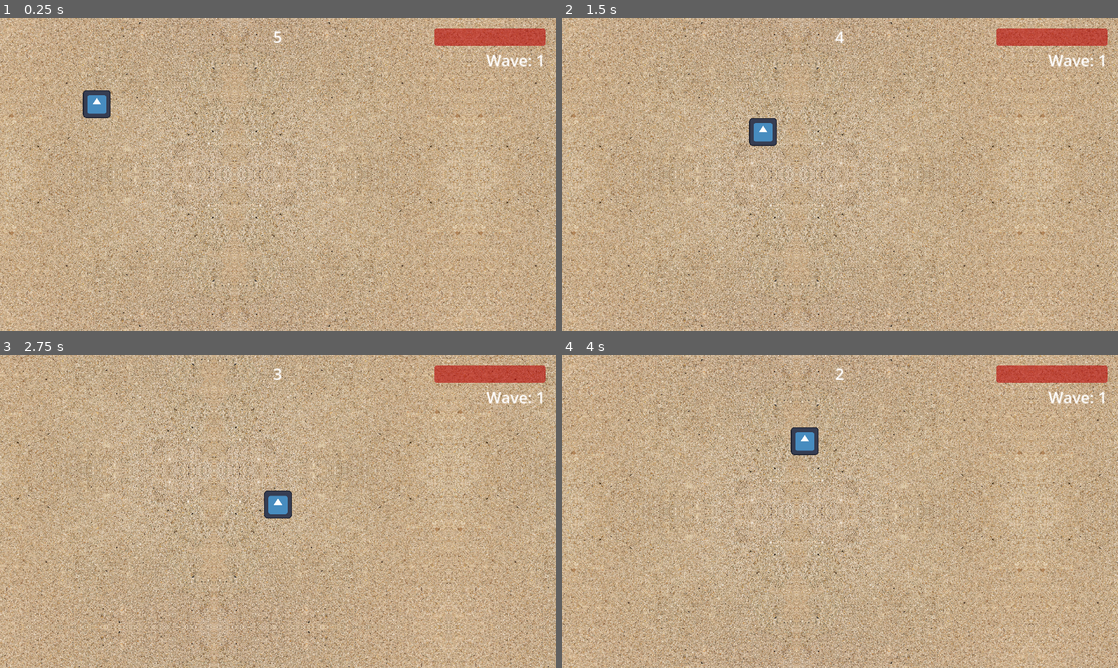
Above: before the commit, frames 1-4 (two rows, left to right).
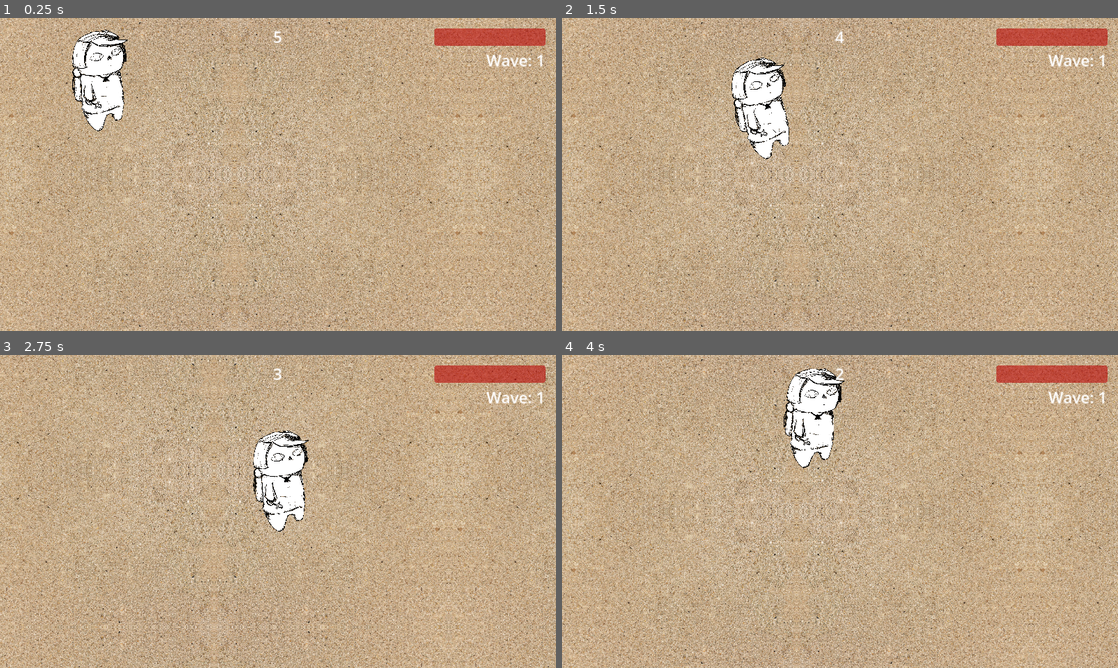
Above: after the commit, the same moments.

Repository: badzianga/johnnys-bazaar-adventure
Game: Godot game, scene res://Scenes/World/test_world.tscn
Two runs of this game, one before a commit and one after it. Both use one fixed random seed, a clock stepped at 60 frames per second and the inputs below. The engine's default icon, where the game draws it, is replaced by a stand-in: a white triangle on a blue panel in a dark square.
Inputs:
- Up to frame 1 (0.25 s): no input
- Up to frame 2 (1.5 s): hold D (right) 0.53-1.28 s; hold S (down) from 1.28 s (still down)
- Up to frame 3 (2.75 s): release S (down) at 2.03 s; hold D (right) from 2.03 s (still down)
- Up to frame 4 (4 s): release D (right) at 2.78 s; hold W (up) 2.78-3.53 s; hold A (left) from 3.53 s (still down)

The runs differ from the first frame. In frame 1, 2.4% of the frame differs, in the area x 13-23%, y 3-37%; in frame 2, 2.4%; in frame 3, 2.4%; in frame 4, 2.4%, in the area x 35-51%, y 4-38%.

Commit message:
Added correct player sprite

Diff:
--- a/Scenes/Player/player.gd
+++ b/Scenes/Player/player.gd
@@ -5,6 +5,8 @@
 
 var health := 10
 var direction := Vector2.ZERO
+
+@onready var sprite := $Sprite2D
 
 
 func _ready() -> void:
--- a/Scenes/Player/player.tscn
+++ b/Scenes/Player/player.tscn
@@ -1,13 +1,80 @@
-[gd_scene load_steps=5 format=3 uid="uid://c6v03feqk1tb3"]
+[gd_scene load_steps=9 format=3 uid="uid://c6v03feqk1tb3"]
 
-[ext_resource type="Texture2D" uid="uid://bldcjdbsbqdo" path="res://icon.svg" id="1_1ttk2"]
 [ext_resource type="Script" path="res://Scenes/Player/player.gd" id="1_x8cn5"]
+[ext_resource type="Texture2D" uid="uid://wc7xyco7ccd2" path="res://Assets/Player/player.png" id="2_tt238"]
+
+[sub_resource type="Animation" id="Animation_3msth"]
+length = 0.001
+tracks/0/type = "value"
+tracks/0/imported = false
+tracks/0/enabled = true
+tracks/0/path = NodePath("Sprite2D:rotation")
+tracks/0/interp = 1
+tracks/0/loop_wrap = true
+tracks/0/keys = {
+"times": PackedFloat32Array(0),
+"transitions": PackedFloat32Array(1),
+"update": 0,
+"values": [0.0]
+}
+tracks/1/type = "value"
+tracks/1/imported = false
+tracks/1/enabled = true
+tracks/1/path = NodePath("Sprite2D:scale")
+tracks/1/interp = 1
+tracks/1/loop_wrap = true
+tracks/1/keys = {
+"times": PackedFloat32Array(0),
+"transitions": PackedFloat32Array(1),
+"update": 0,
+"values": [Vector2(0.25, 0.25)]
+}
+
+[sub_resource type="Animation" id="Animation_yx37o"]
+resource_name = "walk"
+length = 0.4
+loop_mode = 1
+tracks/0/type = "value"
+tracks/0/imported = false
+tracks/0/enabled = true
+tracks/0/path = NodePath("Sprite2D:rotation")
+tracks/0/interp = 1
+tracks/0/loop_wrap = true
+tracks/0/keys = {
+"times": PackedFloat32Array(0, 0.1, 0.2, 0.3),
+"transitions": PackedFloat32Array(1, 1, 1, 1),
+"update": 0,
+"values": [0.0, 0.261799, 0.0, -0.261799]
+}
+
+[sub_resource type="Animation" id="Animation_avocg"]
+resource_name = "flip"
+length = 0.1
+tracks/0/type = "value"
+tracks/0/imported = false
+tracks/0/enabled = true
+tracks/0/path = NodePath("Sprite2D:scale")
+tracks/0/interp = 1
+tracks/0/loop_wrap = true
+tracks/0/keys = {
+"times": PackedFloat32Array(0, 0.1),
+"transitions": PackedFloat32Array(1, 1),
+"update": 0,
+"values": [Vector2(0.25, 0.25), Vector2(-0.25, 0.25)]
+}
+
+[sub_resource type="AnimationLibrary" id="AnimationLibrary_gue3i"]
+_data = {
+"RESET": SubResource("Animation_3msth"),
+"flip": SubResource("Animation_avocg"),
+"walk": SubResource("Animation_yx37o")
+}
 
 [sub_resource type="RectangleShape2D" id="RectangleShape2D_5nxjw"]
-size = Vector2(128, 128)
+size = Vector2(94, 48)
 
 [sub_resource type="RectangleShape2D" id="RectangleShape2D_pura3"]
-size = Vector2(128, 48)
+size = Vector2(236, 120)
 
 [node name="Player" type="CharacterBody2D"]
 scale = Vector2(0.5, 0.5)
@@ -15,11 +82,20 @@
 script = ExtResource("1_x8cn5")
 
 [node name="Sprite2D" type="Sprite2D" parent="."]
-position = Vector2(0, -32)
-texture = ExtResource("1_1ttk2")
+position = Vector2(12, 2)
+scale = Vector2(0.25, 0.25)
+texture = ExtResource("2_tt238")
+flip_h = true
+
+[node name="AnimationPlayer" type="AnimationPlayer" parent="Sprite2D"]
+root_node = NodePath("../..")
+autoplay = "walk"
+libraries = {
+"": SubResource("AnimationLibrary_gue3i")
+}
 
 [node name="CollisionShape2D" type="CollisionShape2D" parent="."]
-position = Vector2(0, -32)
+position = Vector2(13, 8)
 shape = SubResource("RectangleShape2D_5nxjw")
 
 [node name="Hurtbox" type="Area2D" parent="."]
@@ -27,7 +103,7 @@
 collision_mask = 16
 
 [node name="CollisionShape2D" type="CollisionShape2D" parent="Hurtbox"]
-position = Vector2(0, 8)
+position = Vector2(16, 28)
 shape = SubResource("RectangleShape2D_pura3")
 debug_color = Color(0.960784, 0.168627, 0.247059, 0.419608)
 
Binary file added: Assets/Player/player.png
Not shown, added: Assets/Player/player.png.import
